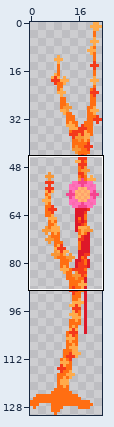
Sprite sheet -- sprites/misc/trees/orange/tree_19.png. The first picture is a wide view before the edit; the outline marks the close-up.
Close-up. Earlier state:
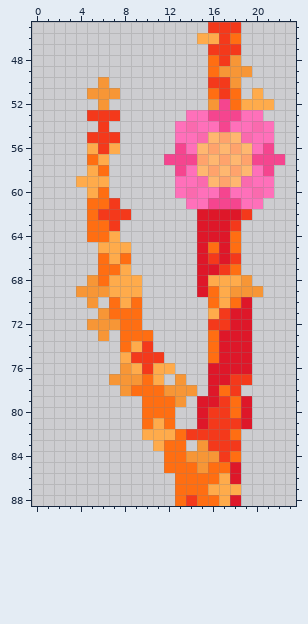
The file is 24x131 pixels. Shown: x 0..23, y 45..88.
New version:
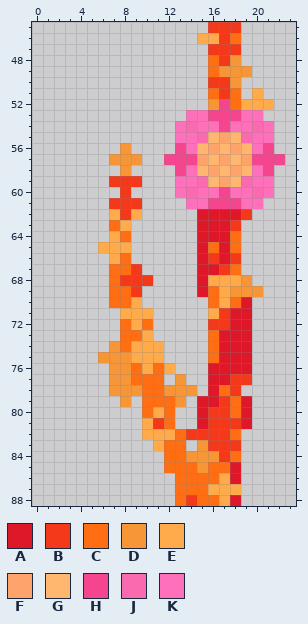
Palette (. is transparent): A #de1729  B #f4391b  C #ff6e12  D #f79636  E #ffab4b  F #ffa36c  G #ffb770  H #f5458f  J #fa6aae  K #ff70ba
Edits made:
@@ x 2..13 @@
 49 ............
-50 ....D.......
-51 ...DDD......
-52 ....D.......
-53 ...BBB......
-54 ....B......K
-55 ...BBB.....K
-56 ...EBE.....H
-57 ...CE.....HH
-58 ...EC......H
-59 ..EEE......K
-60 ...EC......K
-61 ...CCB......
-62 ...CBBB.....
-63 ...CCB......
-64 ...CCE......
+50 ............
+51 ............
+52 ............
+53 ............
+54 ...........K
+55 ...........K
+56 ......D....H
+57 .....DDD..HH
+58 ......D....H
+59 .....BBB...K
+60 ......B....K
+61 .....BBB....
+62 .....EBE....
+63 .....CE.....
+64 .....EC.....
 65 ....EEE.....
-66 ....CEC.....
-67 ....CCE.....
-68 ...DCEEE....
-69 ..DDDEEE....
-70 ...D.CEC....
-71 ....DCCC....
-72 ...DDDCC....
-73 ....D.CCC...
-74 ......CEB...
-75 ......EBBB..
-76 ......DEBEE.
-77 .....DDDCE.D
-78 ......DCCCDD
-79 ........CCCD
-80 ........CCC.
-81 ........CEC.
+66 .....EC.....
+67 .....CCB....
+68 .....CBBB...
+69 .....CCB....
+70 .....CCE....
+71 ......EEE...
+72 ......CEC...
+73 ......CCE...
+74 .....DCEEE..
+75 ....DDDEEE..
+76 .....DDCECE.
+77 .....DDCCC.D
+78 .....DDDCCDD
+79 ......D.CCCD
+80 ........CEC.
+81 ........EBC.
 82 ........EEEC
